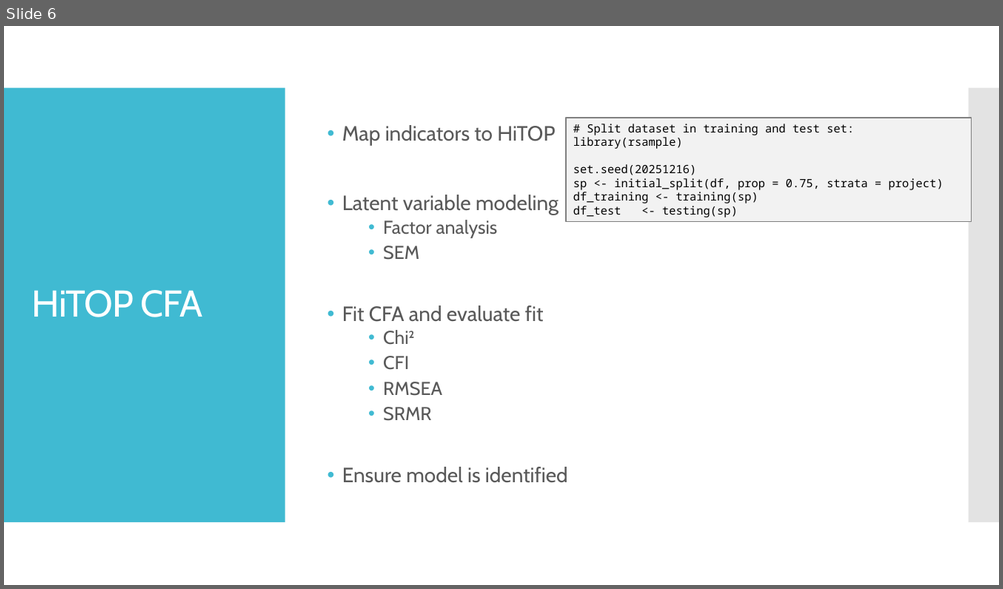
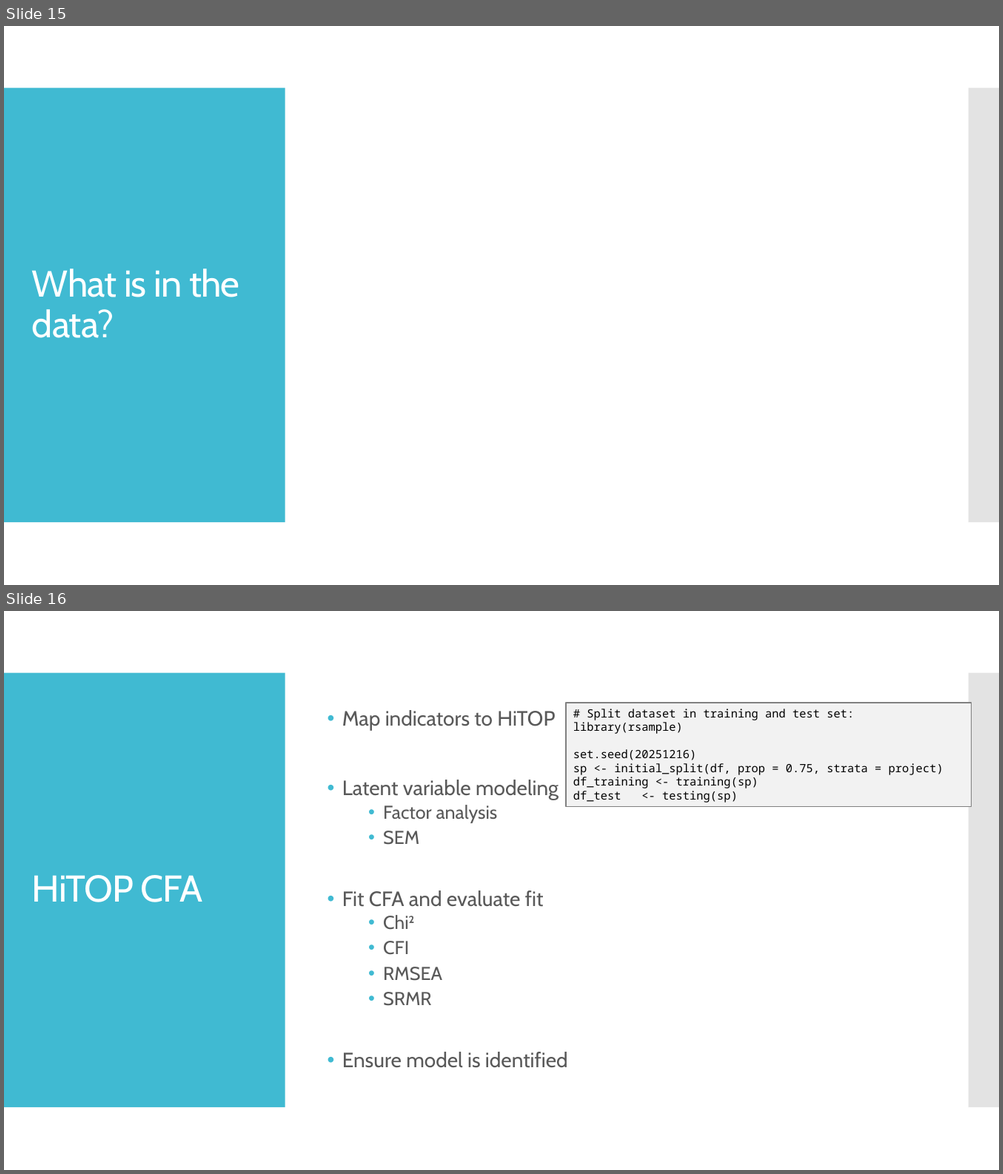
Before and after one commit to SaWilk/Clinical_Backbone_RU5389, a slide deck: information/Factor Analysis.pptx. Shown one above the other, each under a label of ours: slide 6 before the commit, slides 15 and 16 after it. The pictures are 1003x589 and 1003x1174 pixels, drawn with LibreOffice and Linux fonts; fonts in the diff are those of the drawing. Boxes give left, top, right and bottom in pixels: in the first picture for what was removed or moved away, otherwise in the second. Text is boxed around its words. In the diff, an @@ line names an element or a change of style, - is before the commit and + after.

```diff
--- a/information/Factor Analysis.pptx
+++ b/information/Factor Analysis.pptx
@@ slide 15 added at box(4, 26, 999, 585), background #FFFFFF; not listed: 2 template elements that a slide beside it also shows @@
@@ title added at box(32, 269, 239, 338), 36 pt, text #FFFFFF @@
+What is in the data?
@@ what was slide 6 is now slide 16 @@
```
Also in this commit, not shown: 3 slides changed, 9 other slides added, 15 other files.
